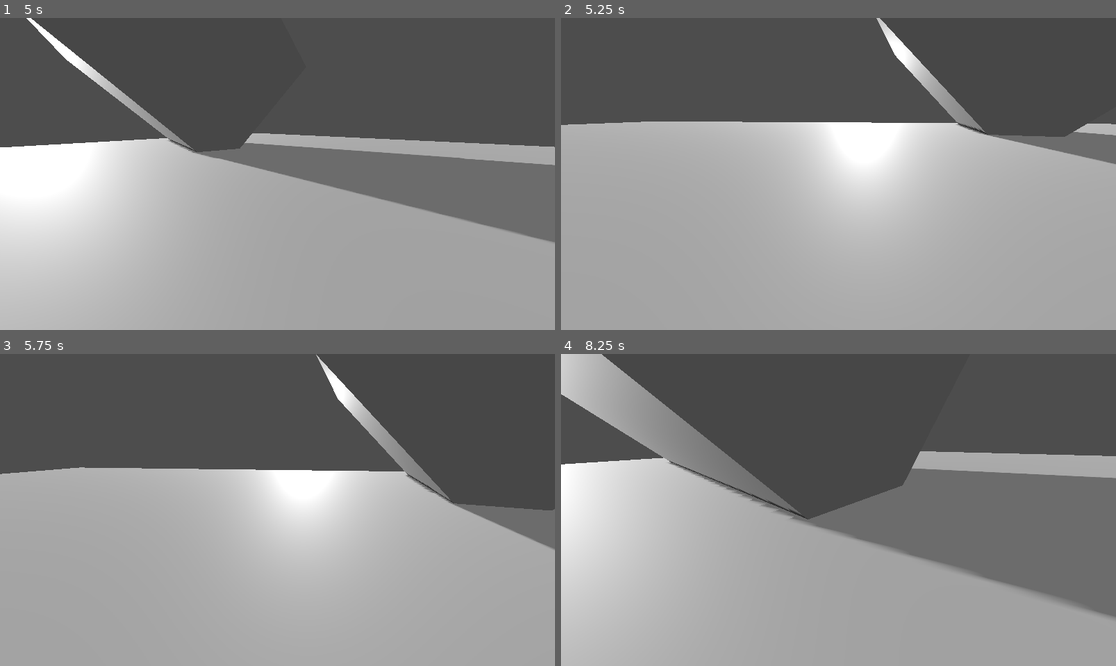
Above: before the commit, frames 1-4 (two rows, left to right).
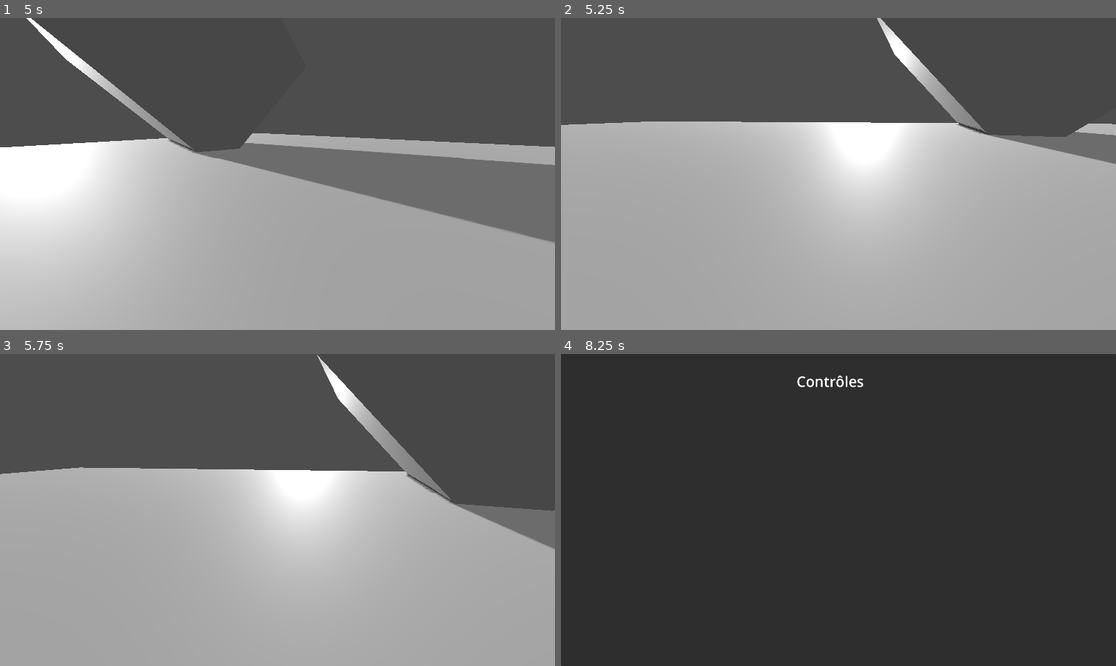
Above: after the commit, the same moments.

Repository: ResyYT/Cauchemarsenfouisv2
Game: Godot game, scene res://scenes/menu_start.tscn
Two runs of this game, one before a commit and one after it. Both use one fixed random seed, a clock stepped at 60 frames per second and the inputs below. Video files are missing from this copy of the repository; at most half a second of black plays in their place.
Inputs (mouse positions are in pixels of both pictures, inside the frame that each line leads up to):
- Up to frame 1 (5 s): click "[center][font_size=25]Jouer" at 0.5 s; click (271, 92) at 1.27 s; type "Alex" at 1.35 s; click "[center][font_size=25 ]Retour" at 2 s; click "[center][font_size=25]Jouer" at 2.75 s; click "Connection" at 3.5 s; tap Enter (ui_accept) at 4.25, 4.52 s; move the mouse to (305, 174) at 4.27 s; hold W (forward) from 4.28 s (still down)
- Up to frame 2 (5.25 s): keep holding W (forward); move the mouse to (810, 174) at 5.02 s
- Up to frame 3 (5.75 s): keep holding W (forward); tap Enter (ui_accept) at 5.27 s
- Up to frame 4 (8.25 s): move the mouse to (849, 503) at 5.77 s; move the mouse to (832, 516) at 6.52 s; tap Enter (ui_accept) at 6.77, 7.52 s; move the mouse to (877, 513) at 7.27 s; tap Escape (echap) at 7.9 s; release W (forward) at 8 s; click (832, 419) at 8 s, where only the run after the commit has a clickable "[center][font_size=25]Contrôl…"

Frame 1 is identical in both runs. In frame 2, less than 0.1% of the frame differs, in the area x 1-100%, y 0-47%; in frame 3, 0.1%; in frame 4, 100%, in the area x 0-100%, y 0-100%.

Commit message:
ajout menu contrôle, suppression bug

Diff:
--- /dev/null
+++ b/scenes/controle_options.tscn
@@ -0,0 +1,26 @@
+[gd_scene format=3 uid="uid://d4m33umm6mcwi"]
+
+[node name="ControleOptions" type="Control"]
+layout_mode = 3
+anchors_preset = 15
+anchor_right = 1.0
+anchor_bottom = 1.0
+grow_horizontal = 2
+grow_vertical = 2
+
+[node name="Panel" type="Panel" parent="."]
+layout_mode = 0
+offset_right = 1920.0
+offset_bottom = 1080.0
+
+[node name="VBoxContainer" type="VBoxContainer" parent="Panel"]
+offset_left = 680.0
+offset_top = 60.0
+offset_right = 1184.0
+offset_bottom = 228.0
+
+[node name="RichTextLabel" type="RichTextLabel" parent="Panel/VBoxContainer"]
+custom_minimum_size = Vector2(0, 100)
+layout_mode = 2
+bbcode_enabled = true
+text = "[center][font_size=50]Contrôles"
--- a/scenes/echap_menu.tscn
+++ b/scenes/echap_menu.tscn
@@ -1,4 +1,6 @@
-[gd_scene format=3 uid="uid://dkyyfd7b32502"]
+[gd_scene load_steps=2 format=3 uid="uid://dkyyfd7b32502"]
+
+[ext_resource type="Script" path="res://scripts/EchapMenu.gd" id="1_6x45j"]
 
 [node name="EchapMenu" type="Control"]
 layout_mode = 3
@@ -7,6 +9,7 @@
 anchor_bottom = 1.0
 grow_horizontal = 2
 grow_vertical = 2
+script = ExtResource("1_6x45j")
 
 [node name="Panel" type="Panel" parent="."]
 layout_mode = 0
@@ -25,3 +28,48 @@
 layout_mode = 2
 bbcode_enabled = true
 text = "[center][font_size=50]Menu"
+
+[node name="Contrôle" type="VBoxContainer" parent="Panel"]
+layout_mode = 0
+offset_left = 757.0
+offset_top = 179.0
+offset_right = 1115.0
+offset_bottom = 286.0
+
+[node name="ContrôleBouton" type="Button" parent="Panel/Contrôle"]
+custom_minimum_size = Vector2(0, 100)
+layout_mode = 2
+
+[node name="ContrôleTexte" type="RichTextLabel" parent="Panel/Contrôle/ContrôleBouton"]
+layout_mode = 0
+offset_left = -2.0
+offset_top = 30.0
+offset_right = 351.0
+offset_bottom = 129.0
+mouse_filter = 2
+bbcode_enabled = true
+text = "[center][font_size=25]Contrôles"
+
+[node name="Quitter" type="VBoxContainer" parent="Panel"]
+layout_mode = 0
+offset_left = 757.0
+offset_top = 290.0
+offset_right = 1115.0
+offset_bottom = 397.0
+
+[node name="QuitterBouton" type="Button" parent="Panel/Quitter"]
+custom_minimum_size = Vector2(0, 100)
+layout_mode = 2
+
+[node name="QuitterTexte" type="RichTextLabel" parent="Panel/Quitter/QuitterBouton"]
+layout_mode = 0
+offset_left = -2.0
+offset_top = 30.0
+offset_right = 351.0
+offset_bottom = 129.0
+mouse_filter = 2
+bbcode_enabled = true
+text = "[center][font_size=25]Quitter"
+
+[connection signal="pressed" from="Panel/Contrôle/ContrôleBouton" to="." method="_on_contrôle_bouton_pressed"]
+[connection signal="pressed" from="Panel/Quitter/QuitterBouton" to="." method="_on_quitter_bouton_pressed"]
--- /dev/null
+++ b/scripts/EchapMenu.gd
@@ -0,0 +1,19 @@
+extends Control
+
+
+# Called when the node enters the scene tree for the first time.
+func _ready():
+	pass
+
+
+# Called every frame. 'delta' is the elapsed time since the previous frame.
+func _process(delta):
+	pass
+
+
+func _on_contrôle_bouton_pressed():
+	get_tree().change_scene_to_file("res://scenes/controle_options.tscn")
+
+
+func _on_quitter_bouton_pressed():
+	get_tree().change_scene_to_file("res://scenes/menu_start.tscn")
--- a/scripts/basic_player_startup.gd
+++ b/scripts/basic_player_startup.gd
@@ -85,7 +85,13 @@
 
 func _physics_process(delta):
 	if Input.is_action_just_pressed("echap"):
-		mouvement = false
+		if mouvement == false:
+			mouvement = true
+			Input.mouse_mode = Input.MOUSE_MODE_CAPTURED
+		elif mouvement == true:
+			mouvement = false
+			Input.mouse_mode = Input.MOUSE_MODE_VISIBLE
+
 	if Engine.is_editor_hint():
 		return
 
@@ -93,12 +99,14 @@
 	tick += 1
 
 	if UPDATE_PLAYER_ON_PHYS_STEP:
+		if mouvement == true:
+			rotate_player(delta)
 		move_player(delta)
-		rotate_player(delta)
+
 
 	if HEAD_BOB:
 		# Only move head when on the floor and moving
-		if velocity && is_on_floor():
+		if velocity && is_on_floor() and mouvement == true:
 			head_bob_motion()
 		reset_head_bob(delta)
 
--- a/scripts/player.gd
+++ b/scripts/player.gd
@@ -1,7 +1,8 @@
 extends Node3D
-signal mouvement_bool(boolean)
+
 @onready var paused_menu = $EchapMenu
-var paused = false
+
+var paused = true
 
 # Called when the node enters the scene tree for the first time.
 func _ready():
@@ -17,8 +18,8 @@
 	if paused == false:
 		paused_menu.hide()
 		Engine.time_scale = 1
+		paused = true
 	elif paused == true:
 		paused_menu.show()
 		Engine.time_scale = 0
-		mouvement_bool.emit(true)
-	paused = !paused
+		paused = false
